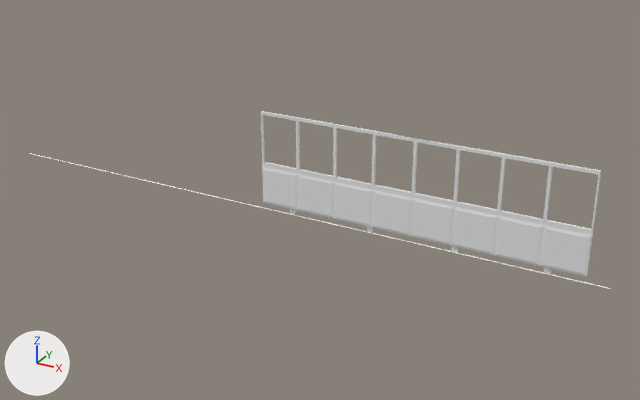
An edit to the FBX model Assets/Asset Afta/3D/Enviroment/Sekolah/ExportPropsFBX/SekolahNew/GerbangSekolah.fbx, drawn before and after from the same camera.
Camera for both pictures: a camera (50 mm lens) standing at (8.28, -20.21, 10.75) and looking at (-2.99, 0.29, 0.5). Lighting does not change. The marker at lower left points along +X, +Y and +Z. The picture after the commit comes second. Materials are left out; every surface is plain grey. Where no turn or scale is listed for an object, it has been applied to the vertices.

Names of what the first picture shows: 'Gerbang-Bawah_LOD0', 'Gerbang_LOD0' and 1 more.
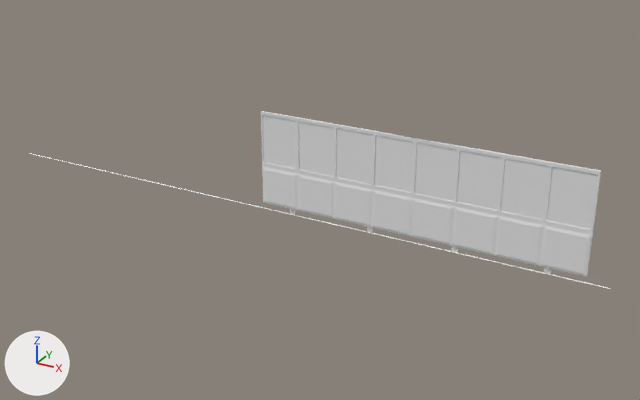
Location of each change, (x1, y1, x2, y2) in pixels of the pictures (640 x 400 px):
part 1 of me_plane_025, added
    after: (262, 115, 598, 274)

Patch to the scene script:
```diff
--- a/Assets/Asset Afta/3D/Enviroment/Sekolah/ExportPropsFBX/SekolahNew/GerbangSekolah.fbx.py
+++ b/Assets/Asset Afta/3D/Enviroment/Sekolah/ExportPropsFBX/SekolahNew/GerbangSekolah.fbx.py
@@ me_plane_025 @@
 # used by ob_gerbang_lod0; location = (0.0, 0.0, 0.0)
-me_plane_025.from_pydata(...)  # 182 vertices, 198 faces; spans x -4.72..4.72, y -0.06..0.06, z 0.18..2.98
+me_plane_025.from_pydata(...)  # 494 vertices, 474 faces; spans x -4.72..4.72, y -0.07..0.07, z -0.01..2.98
+# me_plane_025 part 1: 312 vertices added at x -4.68..4.68, y -0.07..0.07, z -0.01..2.9
```
